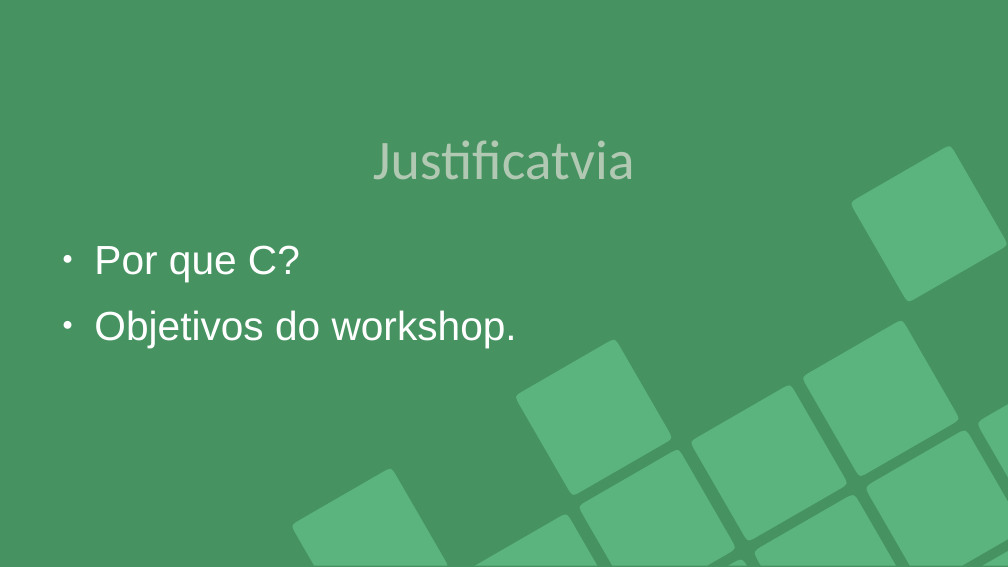
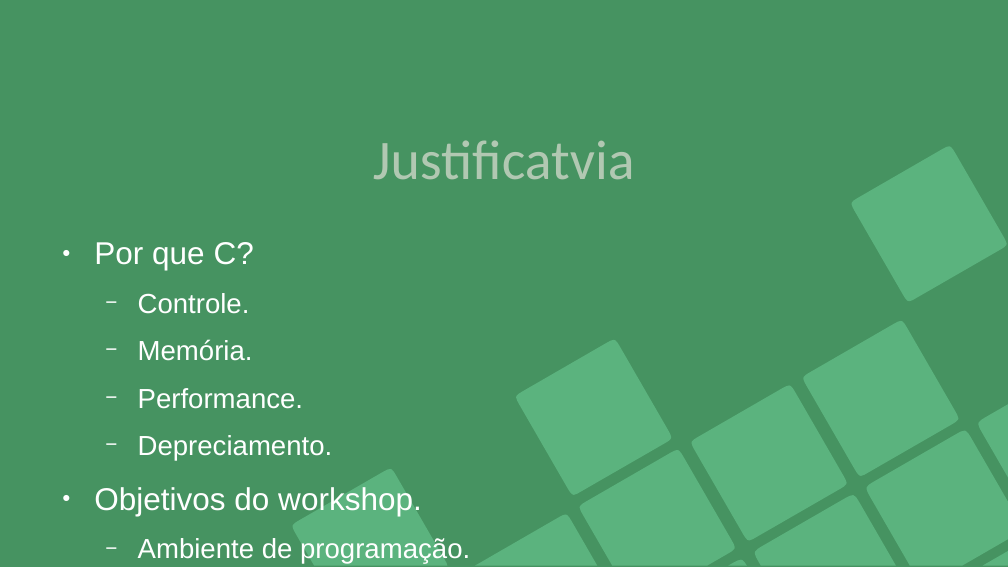
Before and after one commit to Joao-Peterson/Workshop_C, a slide deck: slide 4 of material_visual/Workshop_C_intermediario.odp. Drawn at 1008x567 pixels with LibreOffice and Linux fonts; fonts in the diff are those of the drawing. Boxes give left, top, right and bottom in pixels: in the first picture for what was removed or moved away, otherwise in the second. Text is boxed around its words. In the diff, an @@ line names an element or a change of style, - is before the commit and + after.

```diff
--- a/material_visual/Workshop_C_intermediario.odp
+++ b/material_visual/Workshop_C_intermediario.odp
@@ text at bbox=[94, 242, 422, 516]: size 32 to 24.8 pt in "Por que C?", "Objetivos do workshop." @@
@@ text at bbox=[138, 293, 333, 461]: paragraphs added @@
+  − Controle.
+  − Memória.
+  − Performance.
+  − Depreciamento.
@@ text at bbox=[138, 538, 470, 564]: paragraphs added @@
+  − Ambiente de programação.
+  − Boas práticas.
```
Also in this commit, not shown: 3 other slides changed, 4 slides added, 2 other files.
